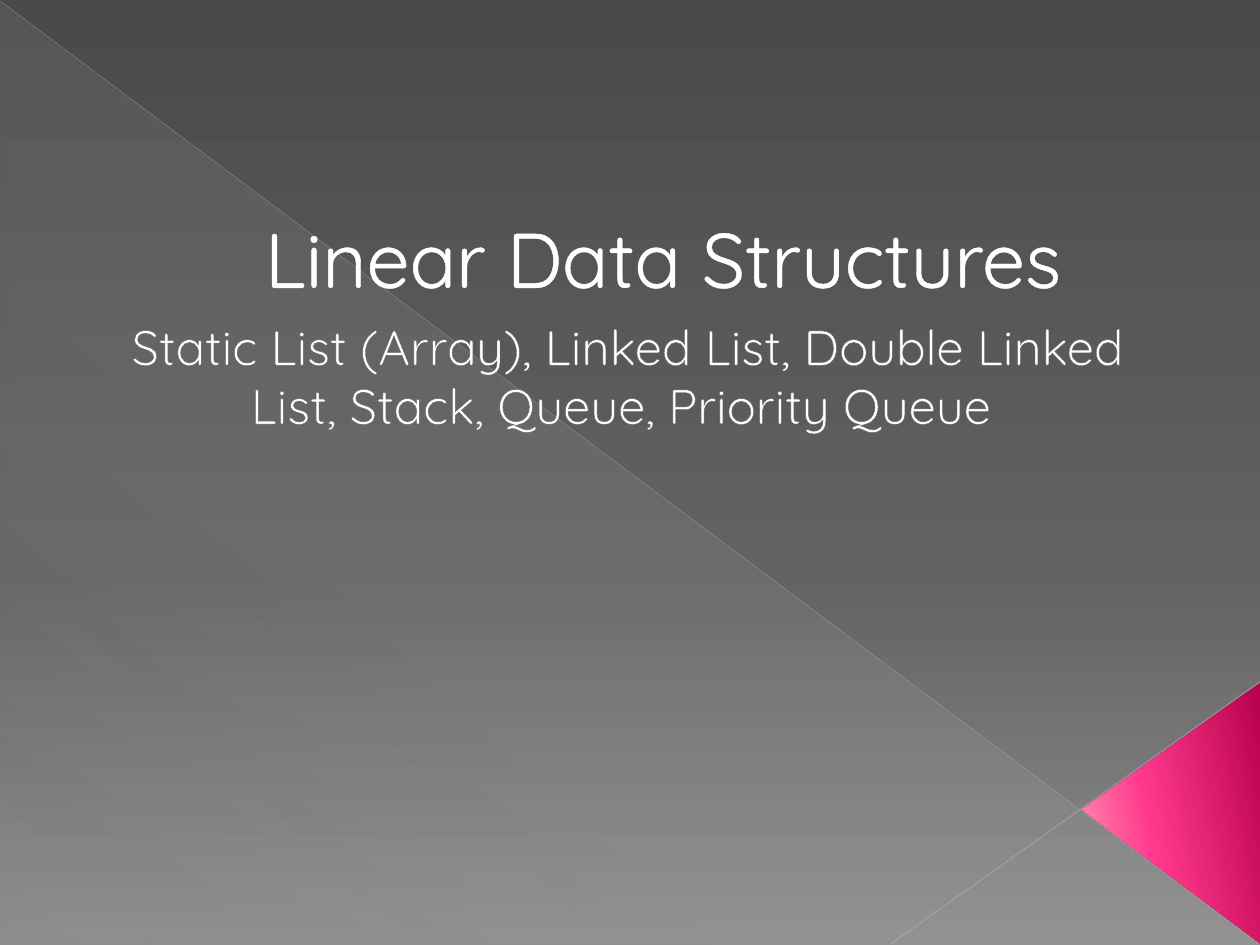
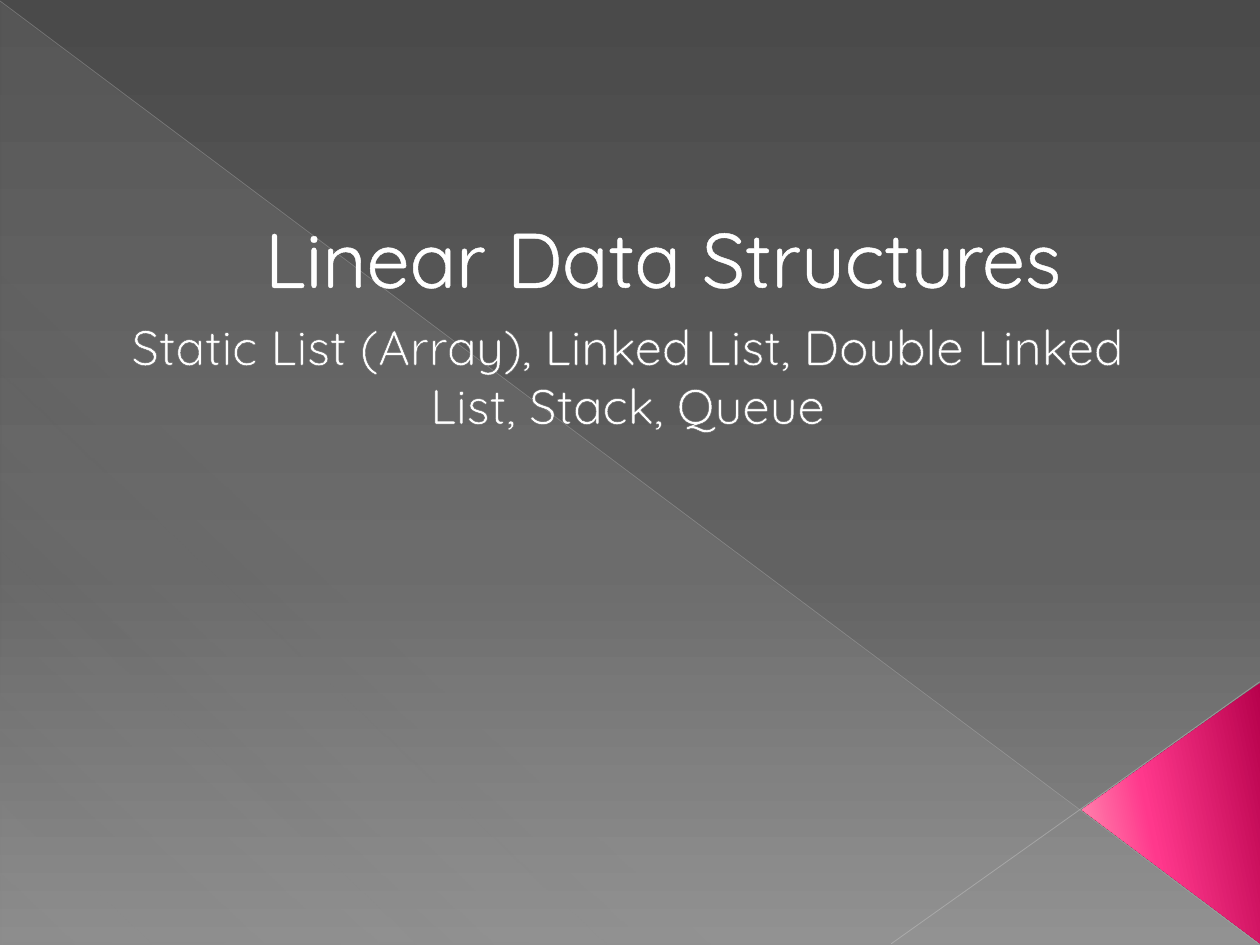
Before and after one commit to IvelinYovkov/Random_Projects, a slide deck: slide 1 of Data_Structures_C#_Training/Linear Data Structures.pptx. Drawn at 1260x945 pixels with LibreOffice and Linux fonts; fonts in the diff are those of the drawing. Boxes give left, top, right and bottom in pixels: in the first picture for what was removed or moved away, otherwise in the second. Text is boxed around its words. In the diff, an @@ line names an element or a change of style, - is before the commit and + after.

```diff
--- a/Data_Structures_C#_Training/Linear Data Structures.pptx
+++ b/Data_Structures_C#_Training/Linear Data Structures.pptx
@@ subtitle at (x1=132, y1=329, x2=1124, y2=433): text changed @@
-Static List (Array), Linked List, Double Linked List, Stack, Queue, Priority Queue
+Static List (Array), Linked List, Double Linked List, Stack, Queue
```
Also in this commit, not shown: 6 other slides changed, 2 slides added, 2 slides removed, 3 other files.
